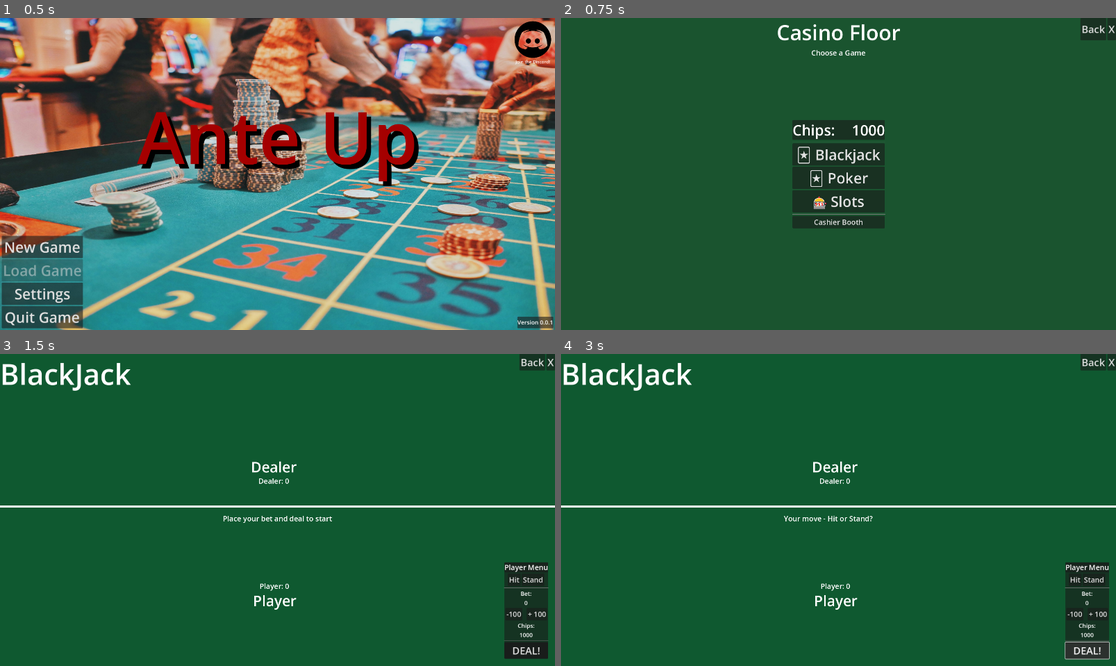
Above: before the commit, frames 1-4 (two rows, left to right).
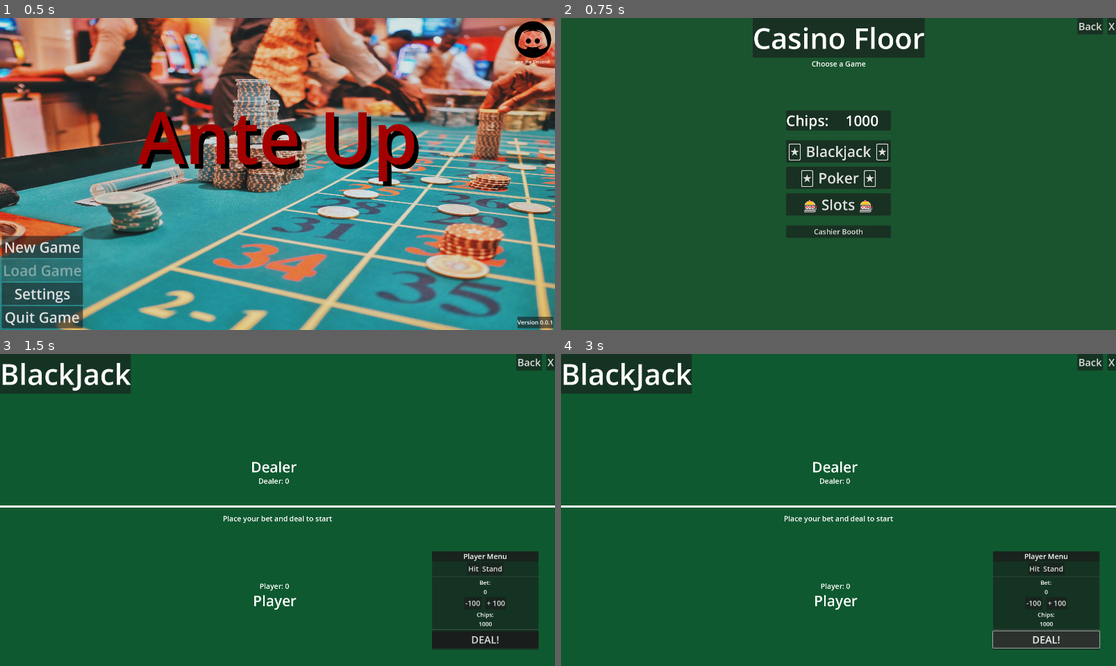
Above: after the commit, the same moments.

Repository: InadequateUsername/Ante-Up
Game: Godot game, scene res://Scenes/TitleScreen/title_screen.tscn
Same seed, same stepped clock (60 frames per second), same inputs: the game is played once before the commit and once after it.
Inputs:
- Up to frame 1 (0.5 s): no input
- Up to frame 2 (0.75 s): click "New Game" at 0.5 s
- Up to frame 3 (1.5 s): click "🃏 Blackjack" (after the commit: "🃏 Blackjack 🃏") at 1.25 s
- Up to frame 4 (3 s): click "Hit" at 2 s; click "DEAL!" at 2.75 s

Frame 1 is identical in both runs. In frame 2, 8.7% of the frame differs, in the area x 34-100%, y 0-71%; in frame 3, 7.8%; in frame 4, 8.1%.

Commit message:
Updated Backjack
- Added auto loading previous bet.

- Disabled DEAL! button when game was active.

Diff:
--- a/Scenes/CasinoFloor/casino_floor.tscn
+++ b/Scenes/CasinoFloor/casino_floor.tscn
@@ -28,12 +28,15 @@
 anchor_right = 0.5
 offset_left = -214.0
 offset_right = 214.0
-offset_bottom = 126.0
+offset_bottom = 138.0
 grow_horizontal = 2
 
-[node name="CasinoFloorLabel" type="Label" parent="VBoxContainer"]
+[node name="PanelContainer" type="PanelContainer" parent="VBoxContainer"]
 layout_mode = 2
-theme_override_font_sizes/font_size = 72
+
+[node name="CasinoFloorLabel" type="Label" parent="VBoxContainer/PanelContainer"]
+layout_mode = 2
+theme_override_font_sizes/font_size = 100
 text = "Casino Floor"
 horizontal_alignment = 1
 vertical_alignment = 1
@@ -58,6 +61,7 @@
 offset_bottom = 20.0
 grow_horizontal = 2
 grow_vertical = 2
+theme_override_constants/separation = 15
 
 [node name="Chips" type="PanelContainer" parent="GameButtonsContainer"]
 layout_mode = 2
@@ -85,17 +89,17 @@
 [node name="BlackjackButton" type="Button" parent="GameButtonsContainer"]
 layout_mode = 2
 theme_override_font_sizes/font_size = 50
-text = "🃏 Blackjack"
+text = "🃏 Blackjack 🃏"
 
 [node name="PokerButton" type="Button" parent="GameButtonsContainer"]
 layout_mode = 2
 theme_override_font_sizes/font_size = 50
-text = "🃏 Poker"
+text = "🃏 Poker 🃏"
 
 [node name="SlotsButton" type="Button" parent="GameButtonsContainer"]
 layout_mode = 2
 theme_override_font_sizes/font_size = 50
-text = "🎰 Slots"
+text = "🎰 Slots 🎰"
 
 [node name="HSeparator" type="HSeparator" parent="GameButtonsContainer"]
 layout_mode = 2
@@ -111,8 +115,9 @@
 anchor_left = 1.0
 anchor_right = 1.0
 offset_left = -123.0
-offset_bottom = 77.0
+offset_bottom = 57.0
 grow_horizontal = 0
+theme_override_constants/separation = 15
 
 [node name="BackButton" type="Button" parent="ReturnButtonsContainer"]
 layout_mode = 2
--- a/Scenes/Games/Blackjack/blackjack.gd
+++ b/Scenes/Games/Blackjack/blackjack.gd
@@ -5,6 +5,7 @@
 
 # Game state variables
 var current_bet = 0
+var previous_bet = 0
 var game_in_progress = false
 var deck = []
 var player_chips = 1000  # Default starting chips
@@ -277,6 +278,7 @@
 				get_node("UI/ButtonsContainer/BetButtonsContainer/DealButton").disabled = true
 
 # Start a new round
+# Start a new round
 func _on_deal_button_pressed():
 	if current_bet > 0:
 		print("=== STARTING NEW BLACKJACK HAND ===")
@@ -306,25 +308,25 @@
 		update_score_display()
 		print("Score display updated")
 
-	# Disable betting buttons during game
-	if has_node("UI/ButtonsContainer/BetButtonsContainer/BetIncreaseButton"):
-		get_node("UI/ButtonsContainer/BetButtonsContainer/BetIncreaseButton").disabled = true
-	if has_node("UI/ButtonsContainer/BetButtonsContainer/BetDecreaseButton"):
-		get_node("UI/ButtonsContainer/BetButtonsContainer/BetDecreaseButton").disabled = true
-	if has_node("UI/ButtonsContainer/BetButtonsContainer/DealButton"):
-		get_node("UI/ButtonsContainer/BetButtonsContainer/DealButton").disabled = true
-
-	# Enable game action buttons
-	if has_node("UI/ButtonsContainer/GameButtonsContainer/HitButton"):
-		get_node("UI/ButtonsContainer/GameButtonsContainer/HitButton").disabled = false
-	if has_node("UI/ButtonsContainer/GameButtonsContainer/StandButton"):
-		get_node("UI/ButtonsContainer/GameButtonsContainer/StandButton").disabled = false
-
-	if result_label and is_instance_valid(result_label):
-		result_label.text = "Your move - Hit or Stand?"
-
-		# Check for blackjack
-		check_for_blackjack()
+		# Disable betting buttons during game
+		if has_node("UI/ButtonsPanelContainer/ButtonsContainer/BetButtonsContainer/BetIncreaseButton"):
+			get_node("UI/ButtonsPanelContainer/ButtonsContainer/BetButtonsContainer/BetIncreaseButton").disabled = true
+		if has_node("UI/ButtonsPanelContainer/ButtonsContainer/BetButtonsContainer/BetDecreaseButton"):
+			get_node("UI/ButtonsPanelContainer/ButtonsContainer/BetButtonsContainer/BetDecreaseButton").disabled = true
+		if has_node("UI/ButtonsPanelContainer/ButtonsContainer/DealButtonContainer/DealButton"):
+			get_node("UI/ButtonsPanelContainer/ButtonsContainer/DealButtonContainer/DealButton").disabled = true
+
+		# Enable game action buttons
+		if has_node("UI/ButtonsPanelContainer/ButtonsContainer/GameButtonsContainer/HitButton"):
+			get_node("UI/ButtonsPanelContainer/ButtonsContainer/GameButtonsContainer/HitButton").disabled = false
+		if has_node("UI/ButtonsPanelContainer/ButtonsContainer/GameButtonsContainer/StandButton"):
+			get_node("UI/ButtonsPanelContainer/ButtonsContainer/GameButtonsContainer/StandButton").disabled = false
+
+		if result_label and is_instance_valid(result_label):
+			result_label.text = "Your move - Hit or Stand?"
+
+			# Check for blackjack
+			check_for_blackjack()
 
 # Player draws another card
 func _on_hit_button_pressed():
@@ -332,8 +334,20 @@
 		add_card_to_hand(player_hand, player_cards_container)
 
 		var player_value = calculate_hand_value(player_hand)
+
 		if player_value > 21:
 			end_game("bust")
+		elif player_value == 21:
+			# Auto-stand when player hits and gets exactly 21
+			print("Player hit to 21 - automatically standing")
+			if result_label and is_instance_valid(result_label):
+				result_label.text = "21! Standing automatically..."
+
+			# Add a slight delay for visual effect
+			await get_tree().create_timer(0.5).timeout
+
+			# Call dealer turn (same as standing)
+			dealer_turn()
 
 # Player stands, dealer's turn
 func _on_stand_button_pressed():
@@ -397,7 +411,6 @@
 	else:
 		end_game("push")  # Tie
 
-# End the game with a given result
 func end_game(result):
 	game_in_progress = false
 
@@ -429,23 +442,28 @@
 			winnings = 0
 			message = "Dealer has blackjack. You lose your bet."
 
+	# Store the previous bet before resetting current_bet
+	previous_bet = current_bet
+
+	# Add winnings to player chips
 	player_chips += winnings
+
+	# Reset current bet to 0 temporarily
 	current_bet = 0
-	update_chips_display()
 
 	# Show result message
 	if result_label and is_instance_valid(result_label):
 		result_label.text = message
 
 	# Reset buttons for next round
-	if has_node("UI/ButtonsContainer/GameButtonsContainer/HitButton"):
-		get_node("UI/ButtonsContainer/GameButtonsContainer/HitButton").disabled = true
-	if has_node("UI/ButtonsContainer/GameButtonsContainer/StandButton"):
-		get_node("UI/ButtonsContainer/GameButtonsContainer/StandButton").disabled = true
-	if has_node("UI/ButtonsContainer/BetButtonsContainer/DealButton"):
-		get_node("UI/ButtonsContainer/BetButtonsContainer/DealButton").disabled = false
-	if has_node("UI/ButtonsContainer/BetButtonsContainer/BetIncreaseButton"):
-		get_node("UI/ButtonsContainer/BetButtonsContainer/BetIncreaseButton").disabled = false
+	if has_node("UI/ButtonsPanelContainer/ButtonsContainer/GameButtonsContainer/HitButton"):
+		get_node("UI/ButtonsPanelContainer/ButtonsContainer/GameButtonsContainer/HitButton").disabled = true
+	if has_node("UI/ButtonsPanelContainer/ButtonsContainer/GameButtonsContainer/StandButton"):
+		get_node("UI/ButtonsPanelContainer/ButtonsContainer/GameButtonsContainer/StandButton").disabled = true
+	if has_node("UI/ButtonsPanelContainer/ButtonsContainer/DealButtonContainer/DealButton"):
+		get_node("UI/ButtonsPanelContainer/ButtonsContainer/DealButtonContainer/DealButton").disabled = false
+	if has_node("UI/ButtonsPanelContainer/ButtonsContainer/BetButtonsContainer/BetIncreaseButton"):
+		get_node("UI/ButtonsPanelContainer/ButtonsContainer/BetButtonsContainer/BetIncreaseButton").disabled = false
 
 	# Emit game ended signal
 	emit_signal("game_ended", result, winnings)
@@ -458,6 +476,33 @@
 
 		# Update game statistics
 		global.update_blackjack_stats(result, winnings)
+
+	# Automatically place the previous bet if the player has enough chips
+	await get_tree().create_timer(1.0).timeout  # Short delay for visual effect
+
+	if previous_bet > 0 and player_chips >= previous_bet:
+		# Place the previous bet automatically
+		current_bet = previous_bet
+		player_chips -= current_bet
+
+		# Update the display
+		update_chips_display()
+
+		# Enable bet controls (including Decrease button since we have a bet)
+		if has_node("UI/ButtonsPanelContainer/ButtonsContainer/BetButtonsContainer/BetDecreaseButton"):
+			get_node("UI/ButtonsPanelContainer/ButtonsContainer/BetButtonsContainer/BetDecreaseButton").disabled = false
+
+		# Update the message
+		if result_label and is_instance_valid(result_label):
+			result_label.text = "Previous bet placed: " + str(current_bet) + ". Ready to deal or adjust bet."
+	else:
+		# If player doesn't have enough chips for the previous bet
+		if result_label and is_instance_valid(result_label):
+			result_label.text += "\nPlace your bet to start a new hand."
+
+		# Make sure Decrease button is disabled (no bet to decrease)
+		if has_node("UI/ButtonsPanelContainer/ButtonsContainer/BetButtonsContainer/BetDecreaseButton"):
+			get_node("UI/ButtonsPanelContainer/ButtonsContainer/BetButtonsContainer/BetDecreaseButton").disabled = true
 
 # UPDATED back button function to use SceneManager
 func _on_back_button_pressed():
--- a/Scenes/Games/Blackjack/blackjack.tscn
+++ b/Scenes/Games/Blackjack/blackjack.tscn
@@ -107,7 +107,10 @@
 offset_right = 40.0
 offset_bottom = 40.0
 
-[node name="TitleLabel" type="Label" parent="UI/VBoxContainer"]
+[node name="PanelContainer" type="PanelContainer" parent="UI/VBoxContainer"]
+layout_mode = 2
+
+[node name="TitleLabel" type="Label" parent="UI/VBoxContainer/PanelContainer"]
 layout_mode = 2
 theme_override_font_sizes/font_size = 100
 text = "BlackJack"
@@ -136,6 +139,7 @@
 offset_left = -19.0
 offset_bottom = 40.0
 grow_horizontal = 0
+theme_override_constants/separation = 15
 
 [node name="BackButton" type="Button" parent="UI/ReturnButtonsContainer"]
 layout_mode = 2
@@ -155,10 +159,10 @@
 anchor_top = 1.0
 anchor_right = 1.0
 anchor_bottom = 1.0
-offset_left = -169.0
-offset_top = -359.0
-offset_right = -24.0
-offset_bottom = -25.0
+offset_left = -425.0
+offset_top = -397.0
+offset_right = -57.0
+offset_bottom = -56.0
 grow_horizontal = 0
 grow_vertical = 0
 
